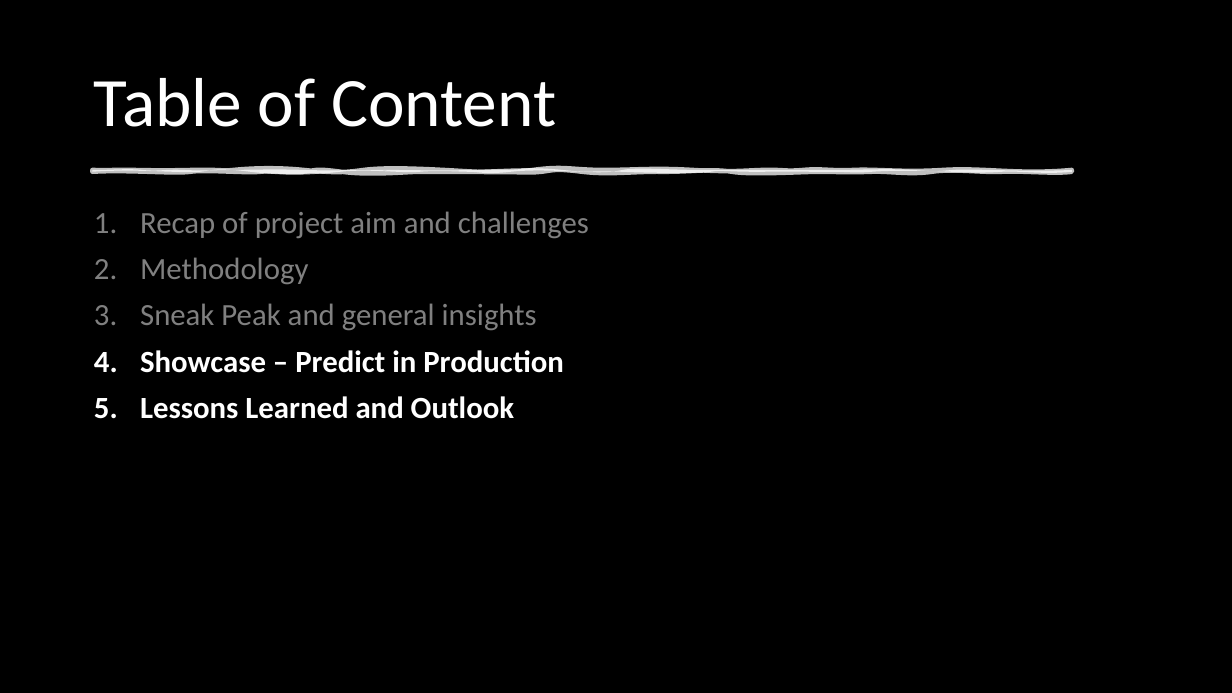
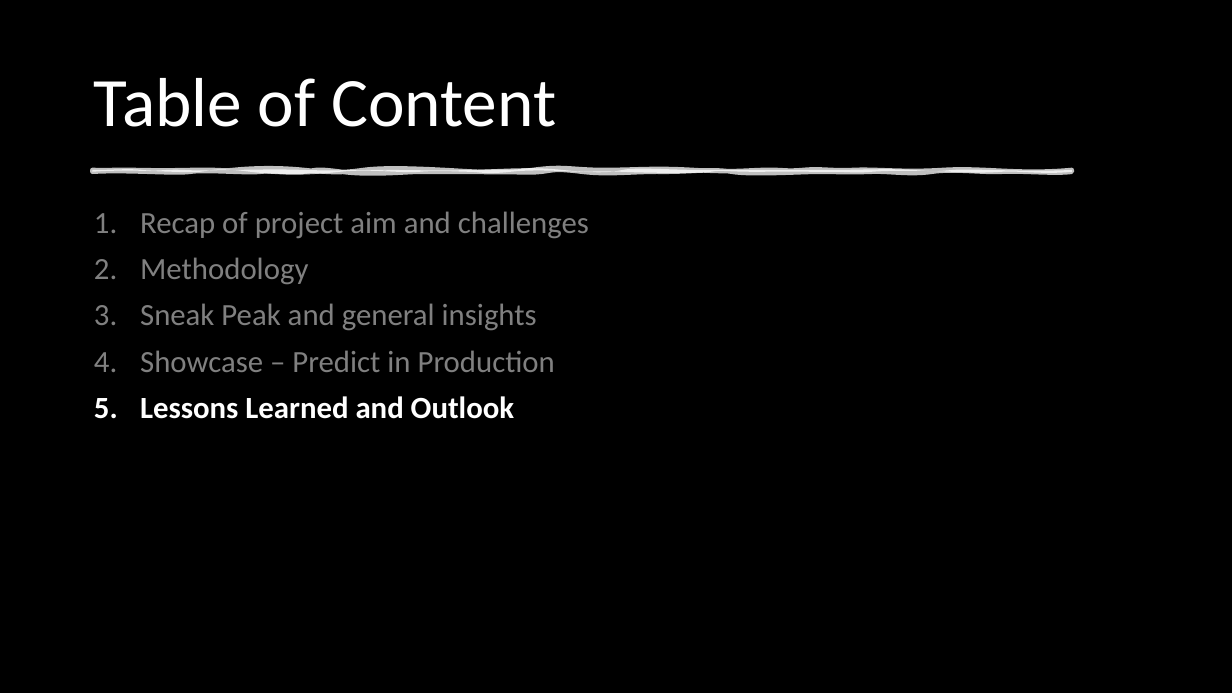
Before and after one commit to NoahDarwich/portest, a slide deck: slide 13 of Draft Pro-Test Demo Day Presentation.pptx. Drawn at 1232x693 pixels with LibreOffice and Linux fonts; fonts in the diff are those of the drawing; background and template pictures are left out. Boxes give left, top, right and bottom in pixels: in the first picture for what was removed or moved away, otherwise in the second. Text is boxed around its words. In the diff, an @@ line names an element or a change of style, - is before the commit and + after.

```diff
--- a/Draft Pro-Test Demo Day Presentation.pptx
+++ b/Draft Pro-Test Demo Day Presentation.pptx
@@ text at [140, 350, 555, 372]: text colour #FFFFFF to #808080, bold off in "Showcase – Predict in Production" @@
```
Also in this commit, not shown: 3 other slides changed.
